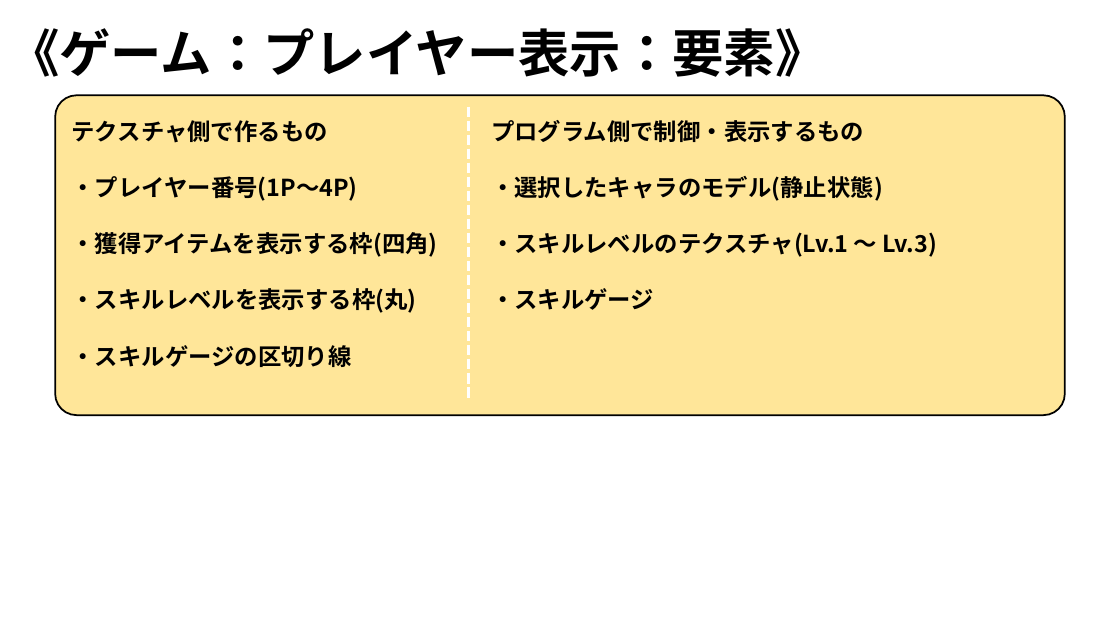
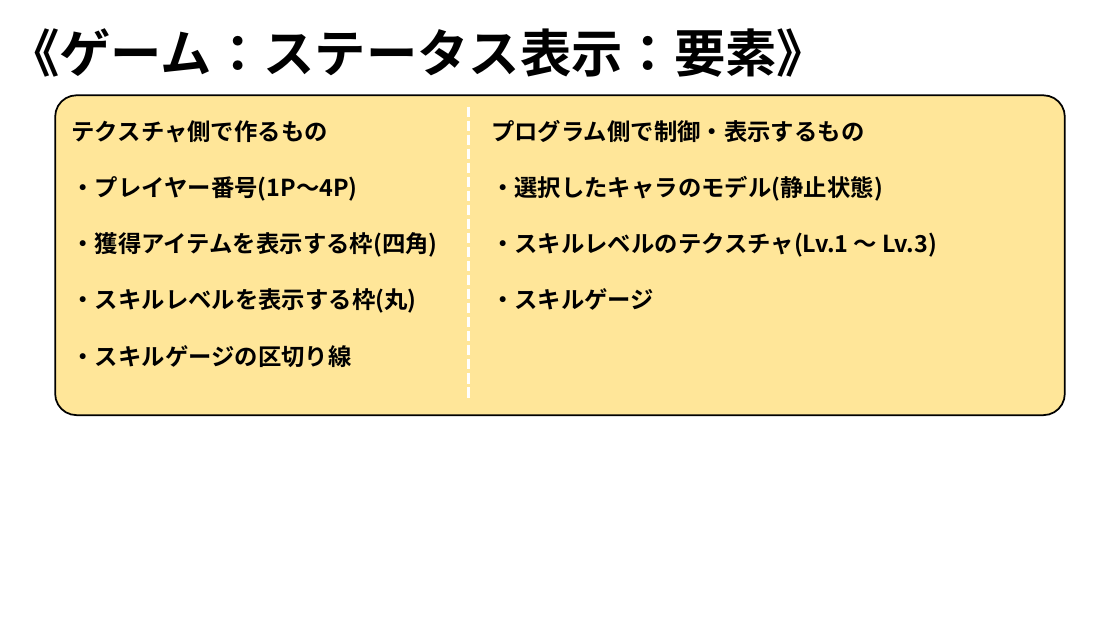
Before and after one commit to ARITA-MEIGEN/C-Team001, a slide deck: slide 19 of data/GS3_チーム2_仕様書.pptx (slide 15 before the commit). Drawn at 1120x630 pixels with LibreOffice and Linux fonts; fonts in the diff are those of the drawing; background and template pictures are left out. Boxes give left, top, right and bottom in pixels: in the first picture for what was removed or moved away, otherwise in the second. Text is boxed around its words. In the diff, an @@ line names an element or a change of style, - is before the commit and + after.

```diff
--- a/data/GS3_チーム2_仕様書.pptx
+++ b/data/GS3_チーム2_仕様書.pptx
@@ text at (8, 28, 828, 77): text changed @@
-《ゲーム：プレイヤー表示：要素》
+《ゲーム：ステータス表示：要素》
```
Also in this commit, not shown: 2 other slides changed, 6 slides added.
